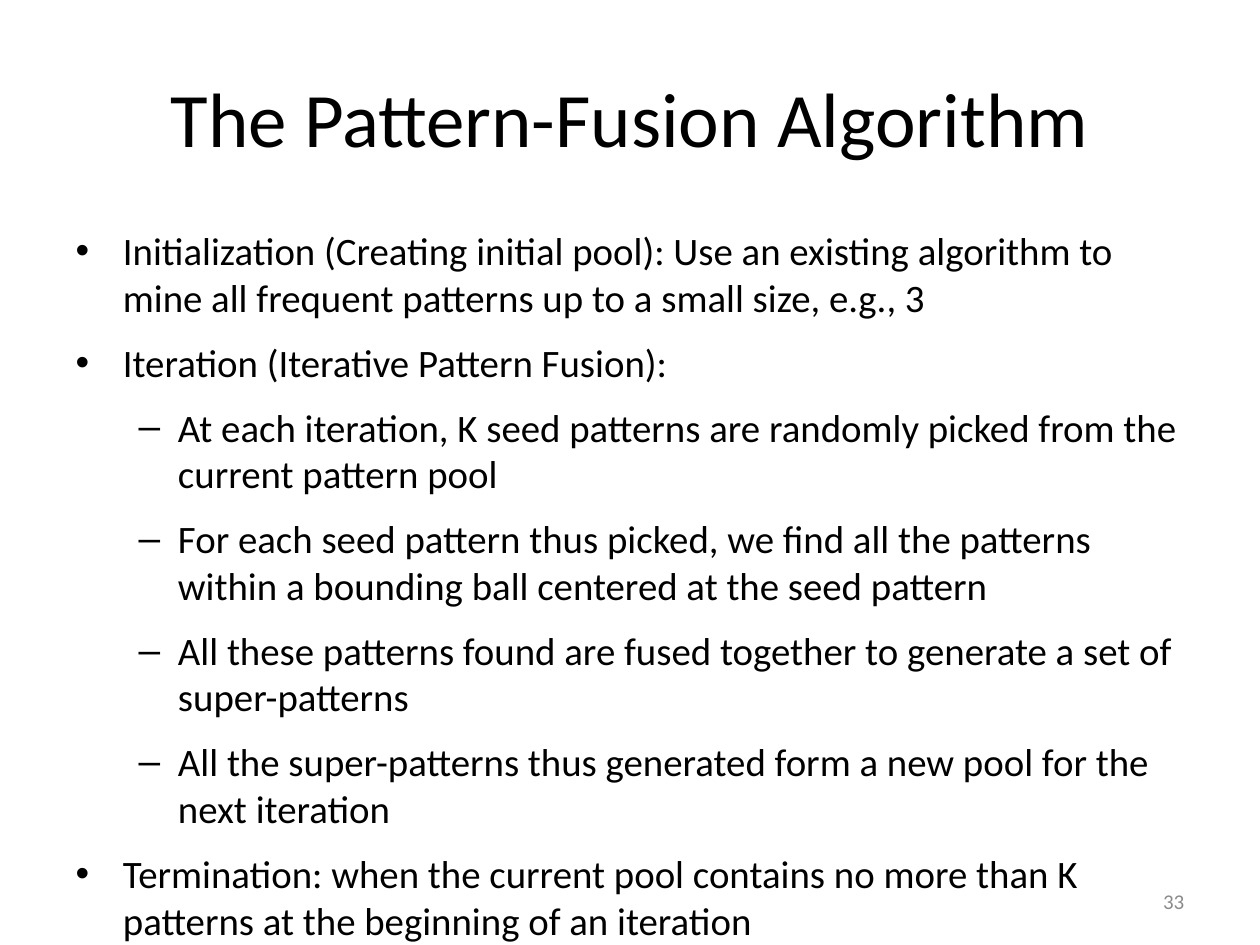
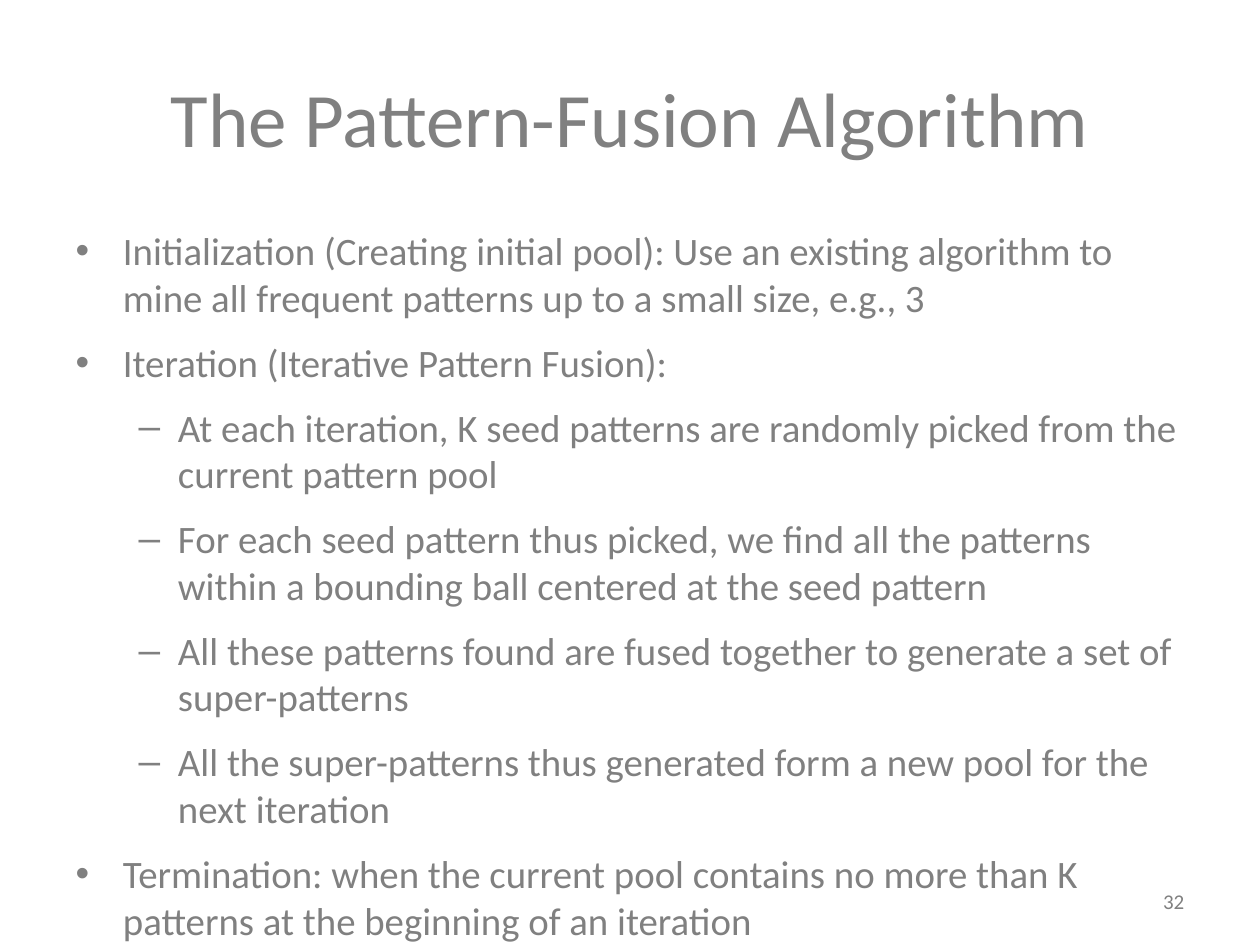
Before and after one commit to mjiang89/mjiang89.github.io, a slide deck: slide 32 of teaching/CS412Summer17-Chapter7.pptx (slide 33 before the commit). Drawn at 1260x945 pixels with LibreOffice and Linux fonts; fonts in the diff are those of the drawing. Boxes give left, top, right and bottom in pixels: in the first picture for what was removed or moved away, otherwise in the second. Text is boxed around its words. In the diff, an @@ line names an element or a change of style, - is before the commit and + after.

```diff
--- a/teaching/CS412Summer17-Chapter7.pptx
+++ b/teaching/CS412Summer17-Chapter7.pptx
@@ title "The Pattern-Fusion Algorithm" at <box>171,93,1087,160</box>: text colour #000000 to #808080 @@
@@ text "Initialization (Creating initial pool): Use ..." at <box>123,237,1176,942</box>: text colour #000000 to #808080 @@
@@ page number at <box>1163,895,1184,909</box>: text changed; text colour #8C8C8C to #808080 @@
-33
+32
```
Also in this commit, not shown: 9 other slides changed, 1 slide removed, 4 other files.
